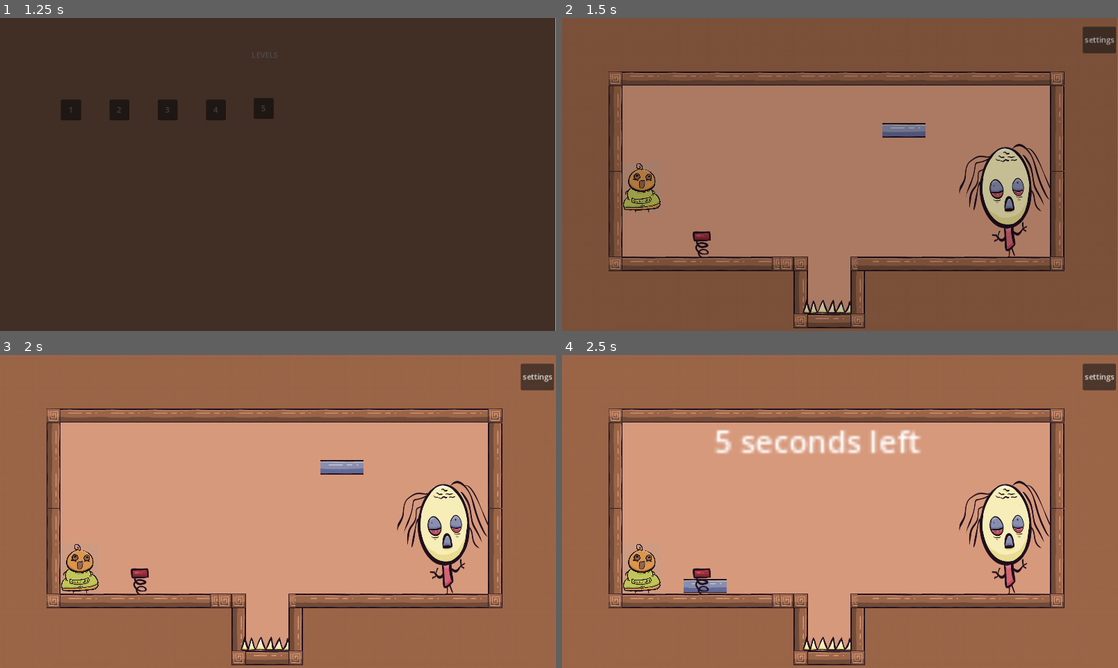
Above: before the commit, frames 1-4 (two rows, left to right).
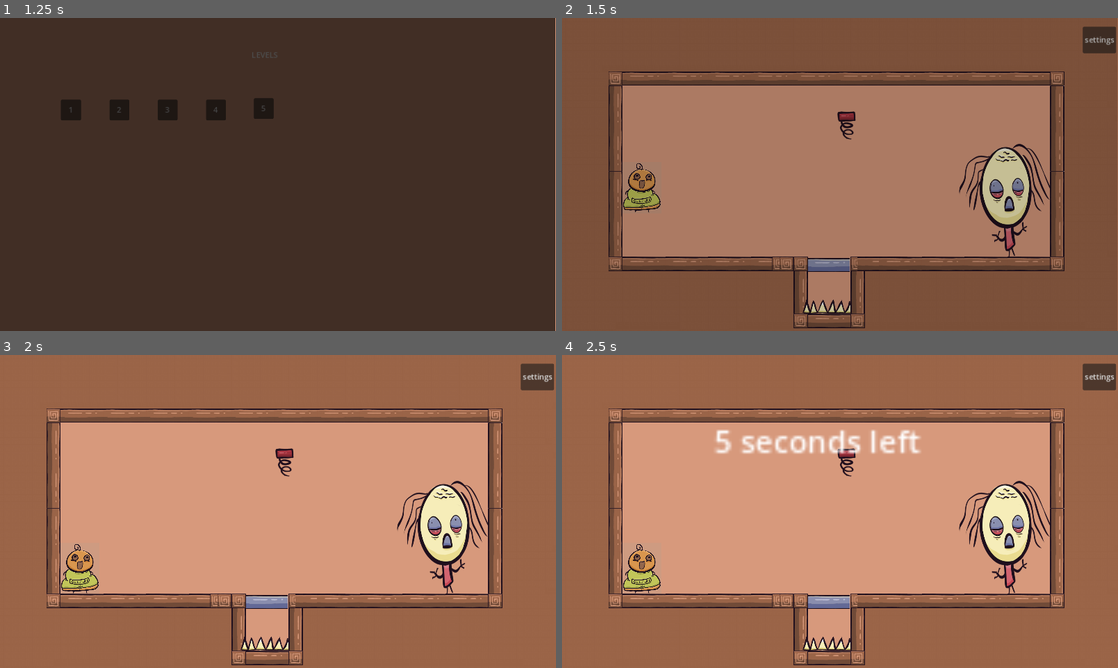
Above: after the commit, the same moments.

Repository: Yotambu100/The-hood-Five
Game: Godot game, scene res://main.tscn
Two runs of this game, one before a commit and one after it. Both use one fixed random seed, a clock stepped at 60 frames per second and the inputs below.
Inputs (mouse positions are in pixels of both pictures, inside the frame that each line leads up to):
- Up to frame 1 (1.25 s): click (278, 271) at 0.5 s
- Up to frame 2 (1.5 s): click "1" at 1.25 s
- Up to frame 3 (2 s): no input
- Up to frame 4 (2.5 s): drag from (901, 467) to (701, 583) at 2.02 s

Frame 1 is identical in both runs. In frame 2, 1.0% of the frame differs, in the area x 23-66%, y 29-82%; in frame 3, 1.0%; in frame 4, 1.0%.

Commit message:
fixed things

Diff:
--- a/AutoPlayer/Player.gd
+++ b/AutoPlayer/Player.gd
@@ -17,7 +17,7 @@
 @onready var anim = get_node("AnimatedSprite2D")
 
 func _ready():
-
+	Game.level_is_running = false
 	actions = get_parent().level_actions
 	anim.play("Idle")
 
@@ -32,14 +32,15 @@
 			cur_action = ACTIONS_DICT["p"]
 			#get_tree().quit()
 		else:
-			if anim_is_running:
+			if not anim_is_running and cur_action != ACTIONS_DICT["p"]:
 				anim.play("Run")
 				anim_is_running = true
 
 			jumped_this_move = false
 			cur_action = ACTIONS_DICT[actions.pop_front()]
+			print(cur_action)
 	else:
-		if not anim_is_running:
+		if anim_is_running:
 			anim.play("Idle")
 			anim_is_running = false
 
@@ -92,6 +93,8 @@
 
 		ACTIONS_DICT["p"]:
 			anim.play("Idle")
+			anim_is_running = false
+
 			velocity.x = move_toward(velocity.x, 0, SPEED)
 
 
--- a/level1_screen.gd
+++ /dev/null
@@ -1,25 +0,0 @@
-extends Area2D
-
-# Called when the node enters the scene tree for the first time.
-func _ready():
-	pass # Replace with function body.
-
-
-# Called every frame. 'delta' is the elapsed time since the previous frame.
-func _process(delta):
-	pass
-
-
-func _on_show_next_moves_pressed():
-	var text = "fwd --> fwd --> jump --> fwd --> fwd --> jump"
-	var font_path = "res://my_font.ttf"
-	var font_size = 16
-	# Create a label node.
-	var label = Label.new()
-	label.text = text
-
-	# Position the label.
-	label.position = Vector2(100, 100)
-#	get_parent(get_child("next_steps_label")).
-# Draw the label.
-	#label.draw_string(Vector2(100, 100))
--- a/level1_screen.tscn
+++ /dev/null
@@ -1,334 +0,0 @@
-[gd_scene load_steps=13 format=3 uid="uid://cjoa3ta52fvlc"]
-
-[ext_resource type="Texture2D" uid="uid://bs0te35574uuq" path="res://player/Player hands down.png" id="1_7vnit"]
-[ext_resource type="Script" path="res://level1_screen.gd" id="1_bicnu"]
-[ext_resource type="Texture2D" uid="uid://dohknbnpgm4rw" path="res://player/Untitled2 1.png" id="1_h3ysr"]
-[ext_resource type="Texture2D" uid="uid://mf1pyjd0jasg" path="res://player/Untitled6.png" id="2_gm8df"]
-[ext_resource type="Texture2D" uid="uid://bk0uwxhqvcjfv" path="res://player/Player hands up.png" id="2_r70kc"]
-[ext_resource type="Texture2D" uid="uid://3rlk2luyu63o" path="res://player/Untitled8.png" id="3_csvog"]
-[ext_resource type="Texture2D" uid="uid://thun8q25y2n7" path="res://player/Untitled9.png" id="4_n7j3i"]
-[ext_resource type="Texture2D" uid="uid://bepehxg5w2gtm" path="res://images/log.png" id="16_qnhix"]
-
-[sub_resource type="SpriteFrames" id="SpriteFrames_lh5b4"]
-animations = [{
-"frames": [{
-"duration": 1.0,
-"texture": ExtResource("1_h3ysr")
-}, {
-"duration": 1.0,
-"texture": ExtResource("4_n7j3i")
-}, {
-"duration": 1.0,
-"texture": ExtResource("3_csvog")
-}, {
-"duration": 1.0,
-"texture": ExtResource("2_gm8df")
-}],
-"loop": true,
-"name": &"default",
-"speed": 4.0
-}]
-
-[sub_resource type="SpriteFrames" id="SpriteFrames_euyer"]
-animations = [{
-"frames": [{
-"duration": 1.0,
-"texture": ExtResource("1_7vnit")
-}, {
-"duration": 1.0,
-"texture": ExtResource("2_r70kc")
-}],
-"loop": true,
-"name": &"default",
-"speed": 5.0
-}]
-
-[sub_resource type="SpriteFrames" id="SpriteFrames_jb4r1"]
-animations = [{
-"frames": [],
-"loop": true,
-"name": &"default",
-"speed": 5.0
-}, {
-"frames": [{
-"duration": 1.0,
-"texture": ExtResource("16_qnhix")
-}],
-"loop": true,
-"name": &"log1",
-"speed": 5.0
-}, {
-"frames": [],
-"loop": true,
-"name": &"log2",
-"speed": 5.0
-}, {
-"frames": [],
-"loop": true,
-"name": &"log3",
-"speed": 5.0
-}]
-
-[sub_resource type="RectangleShape2D" id="RectangleShape2D_urtea"]
-
-[node name="Player" type="Area2D"]
-position = Vector2(497, 307)
-script = ExtResource("1_bicnu")
-
-[node name="AnimatedSprite2D" type="AnimatedSprite2D" parent="."]
-clip_children = 2
-position = Vector2(-237, 166)
-scale = Vector2(0.15, 0.15)
-sprite_frames = SubResource("SpriteFrames_lh5b4")
-frame_progress = 0.654579
-
-[node name="AnimatedSprite2D2" type="AnimatedSprite2D" parent="."]
-visible = false
-position = Vector2(-223, 175)
-scale = Vector2(0.15, 0.15)
-sprite_frames = SubResource("SpriteFrames_euyer")
-frame_progress = 0.820591
-
-[node name="show_next_moves" type="LinkButton" parent="."]
-offset_left = -256.0
-offset_top = -200.0
-offset_right = -68.0
-offset_bottom = -160.0
-text = "Show player next moves"
-underline = 1
-
-[node name="next_steps_label" type="RichTextLabel" parent="."]
-offset_left = -254.0
-offset_top = -169.0
-offset_right = 115.0
-offset_bottom = -101.0
-text = "fwd --> fwd --> jump --> fwd --> fwd --> jump"
-fit_content = true
-
-[node name="log_animated" type="AnimatedSprite2D" parent="."]
-visible = false
-position = Vector2(48, 403)
-scale = Vector2(1.03403, 1.03403)
-sprite_frames = SubResource("SpriteFrames_jb4r1")
-animation = &"log1"
-
-[node name="blue_log" type="Sprite2D" parent="."]
-visible = false
-position = Vector2(-345, 265)
-scale = Vector2(0.3, 0.3)
-texture = ExtResource("16_qnhix")
-region_enabled = true
-region_rect = Rect2(244, 244, 257, 73)
-
-[node name="brown_log2" type="Sprite2D" parent="."]
-position = Vector2(-33, 254)
-scale = Vector2(0.3, 0.3)
-texture = ExtResource("16_qnhix")
-region_enabled = true
-region_rect = Rect2(236, 79, 257, 73)
-
-[node name="brown_log3" type="Sprite2D" parent="."]
-position = Vector2(-110, 254)
-scale = Vector2(0.3, 0.3)
-texture = ExtResource("16_qnhix")
-region_enabled = true
-region_rect = Rect2(236, 79, 257, 73)
-
-[node name="brown_log4" type="Sprite2D" parent="."]
-position = Vector2(-187, 254)
-scale = Vector2(0.3, 0.3)
-texture = ExtResource("16_qnhix")
-region_enabled = true
-region_rect = Rect2(236, 79, 257, 73)
-
-[node name="brown_log5" type="Sprite2D" parent="."]
-position = Vector2(-264, 254)
-scale = Vector2(0.3, 0.3)
-texture = ExtResource("16_qnhix")
-region_enabled = true
-region_rect = Rect2(236, 79, 257, 73)
-
-[node name="brown_log6" type="Sprite2D" parent="."]
-position = Vector2(-319, 195)
-rotation = 1.5708
-scale = Vector2(0.3, 0.3)
-texture = ExtResource("16_qnhix")
-region_enabled = true
-region_rect = Rect2(236, 79, 257, 73)
-
-[node name="brown_log15" type="Sprite2D" parent="."]
-position = Vector2(-319, 119)
-rotation = 1.5708
-scale = Vector2(0.3, 0.3)
-texture = ExtResource("16_qnhix")
-region_enabled = true
-region_rect = Rect2(236, 79, 257, 73)
-
-[node name="brown_log16" type="Sprite2D" parent="."]
-position = Vector2(-319, 41)
-rotation = 1.5708
-scale = Vector2(0.3, 0.3)
-texture = ExtResource("16_qnhix")
-region_enabled = true
-region_rect = Rect2(236, 79, 257, 73)
-
-[node name="brown_log17" type="Sprite2D" parent="."]
-position = Vector2(-319, -31)
-rotation = 1.5708
-scale = Vector2(0.3, 0.3)
-texture = ExtResource("16_qnhix")
-region_enabled = true
-region_rect = Rect2(236, 79, 257, 73)
-
-[node name="blue_log2" type="Sprite2D" parent="."]
-visible = false
-position = Vector2(-345, 265)
-scale = Vector2(0.3, 0.3)
-texture = ExtResource("16_qnhix")
-region_enabled = true
-region_rect = Rect2(244, 244, 257, 73)
-
-[node name="brown_log7" type="Sprite2D" parent="."]
-position = Vector2(38.55, 253.95)
-scale = Vector2(0.3, 0.3)
-texture = ExtResource("16_qnhix")
-region_enabled = true
-region_rect = Rect2(236, 79, 257, 73)
-
-[node name="brown_log8" type="Sprite2D" parent="."]
-position = Vector2(422.55, 253.95)
-scale = Vector2(0.3, 0.3)
-texture = ExtResource("16_qnhix")
-region_enabled = true
-region_rect = Rect2(236, 79, 257, 73)
-
-[node name="brown_log9" type="Sprite2D" parent="."]
-position = Vector2(345.55, 253.95)
-scale = Vector2(0.3, 0.3)
-texture = ExtResource("16_qnhix")
-region_enabled = true
-region_rect = Rect2(236, 79, 257, 73)
-
-[node name="brown_log13" type="Sprite2D" parent="."]
-position = Vector2(575, 254)
-scale = Vector2(0.3, 0.3)
-texture = ExtResource("16_qnhix")
-region_enabled = true
-region_rect = Rect2(236, 79, 257, 73)
-
-[node name="brown_log14" type="Sprite2D" parent="."]
-position = Vector2(499.55, 253.95)
-scale = Vector2(0.3, 0.3)
-texture = ExtResource("16_qnhix")
-region_enabled = true
-region_rect = Rect2(236, 79, 257, 73)
-
-[node name="brown_log11" type="Sprite2D" parent="."]
-position = Vector2(213, -174)
-scale = Vector2(0.5, 0.3)
-texture = ExtResource("16_qnhix")
-region_enabled = true
-region_rect = Rect2(236, 79, 257, 73)
-
-[node name="brown_log19" type="Sprite2D" parent="."]
-position = Vector2(416, -138)
-scale = Vector2(0.3, 0.3)
-texture = ExtResource("16_qnhix")
-region_enabled = true
-region_rect = Rect2(236, 79, 257, 73)
-
-[node name="brown_log12" type="Sprite2D" parent="."]
-position = Vector2(96, 199)
-rotation = 1.57079
-scale = Vector2(0.3, 0.3)
-texture = ExtResource("16_qnhix")
-region_enabled = true
-region_rect = Rect2(236, 79, 257, 73)
-
-[node name="brown_log18" type="Sprite2D" parent="."]
-position = Vector2(96, 127)
-rotation = 1.57079
-scale = Vector2(0.3, 0.3)
-texture = ExtResource("16_qnhix")
-region_enabled = true
-region_rect = Rect2(236, 79, 257, 73)
-
-[node name="blue_connector" type="Sprite2D" parent="."]
-visible = false
-position = Vector2(-339, 169)
-scale = Vector2(0.3, 0.3)
-texture = ExtResource("16_qnhix")
-region_enabled = true
-region_rect = Rect2(63, 199, 131, 131)
-
-[node name="brown_connector" type="Sprite2D" parent="."]
-position = Vector2(-319, 254)
-scale = Vector2(0.3, 0.3)
-texture = ExtResource("16_qnhix")
-region_enabled = true
-region_rect = Rect2(64, 47, 131, 131)
-
-[node name="brown_connector3" type="Sprite2D" parent="."]
-position = Vector2(-318, -90)
-scale = Vector2(0.3, 0.3)
-texture = ExtResource("16_qnhix")
-region_enabled = true
-region_rect = Rect2(64, 47, 131, 131)
-
-[node name="brown_connector4" type="Sprite2D" parent="."]
-position = Vector2(96, 254)
-scale = Vector2(0.3, 0.3)
-texture = ExtResource("16_qnhix")
-region_enabled = true
-region_rect = Rect2(64, 47, 131, 131)
-
-[node name="brown_connector5" type="Sprite2D" parent="."]
-position = Vector2(96, 69)
-scale = Vector2(0.3, 0.3)
-texture = ExtResource("16_qnhix")
-region_enabled = true
-region_rect = Rect2(64, 47, 131, 131)
-
-[node name="brown_log20" type="Sprite2D" parent="."]
-position = Vector2(288.65, 198.65)
-rotation = 1.57079
-scale = Vector2(0.3, 0.3)
-texture = ExtResource("16_qnhix")
-region_enabled = true
-region_rect = Rect2(236, 79, 257, 73)
-
-[node name="brown_log21" type="Sprite2D" parent="."]
-position = Vector2(288.65, 126.65)
-rotation = 1.57079
-scale = Vector2(0.3, 0.3)
-texture = ExtResource("16_qnhix")
-region_enabled = true
-region_rect = Rect2(236, 79, 257, 73)
-
-[node name="brown_connector6" type="Sprite2D" parent="."]
-position = Vector2(288.65, 253.65)
-scale = Vector2(0.3, 0.3)
-texture = ExtResource("16_qnhix")
-region_enabled = true
-region_rect = Rect2(64, 47, 131, 131)
-
-[node name="brown_connector7" type="Sprite2D" parent="."]
-position = Vector2(288.65, 68.65)
-scale = Vector2(0.3, 0.3)
-texture = ExtResource("16_qnhix")
-region_enabled = true
-region_rect = Rect2(64, 47, 131, 131)
-
-[node name="brown_connector2" type="Sprite2D" parent="."]
-position = Vector2(633, 254)
-scale = Vector2(0.3, 0.3)
-texture = ExtResource("16_qnhix")
-region_enabled = true
-region_rect = Rect2(64, 47, 131, 131)
-
-[node name="CollisionShape2D" type="CollisionShape2D" parent="."]
-position = Vector2(48, 403)
-scale = Vector2(1.03403, 1.03403)
-shape = SubResource("RectangleShape2D_urtea")
-
-[connection signal="pressed" from="show_next_moves" to="." method="_on_show_next_moves_pressed"]
--- a/level_real_1.gd
+++ b/level_real_1.gd
@@ -2,7 +2,7 @@
 var timer=5
 
 
-var level_actions =["p", "p", "p", "p", "p", "p", "p", "p", "p", "p", "p", "p", "r", "jr", "r", "r", "r", "r", "j", "j"]
+var level_actions =[ "p", "p", "p", "r", "r", "r", "r", "p", "p",  "j", "r", "l", "r", "j", "j"]
 
 
 # Called when the node enters the scene tree for the first time.
@@ -31,6 +31,7 @@
 		var clock = get_node("CanvasLayer/LBL_Time1")
 		clock.set_text(str(timer)+" seconds left")
 		if (timer==0):
+			Game.level_is_running = true
 			clock.set_text("your time is up !")
 		timer -=1
 
--- a/level_real_1.tscn
+++ b/level_real_1.tscn
@@ -182,10 +182,10 @@
 sprite_frames = SubResource("SpriteFrames_rl430")
 
 [node name="DraggableLog" parent="." instance=ExtResource("11_6pyrq")]
-position = Vector2(728, 315)
+position = Vector2(572, 594)
 
 [node name="Spring" parent="." instance=ExtResource("9_8jrue")]
-position = Vector2(322, 565)
+position = Vector2(622, 317)
 scale = Vector2(0.6, 0.6)
 
 [connection signal="pressed" from="CanvasLayer/settingCanvas/backButton" to="." method="_on_back_button_pressed"]
